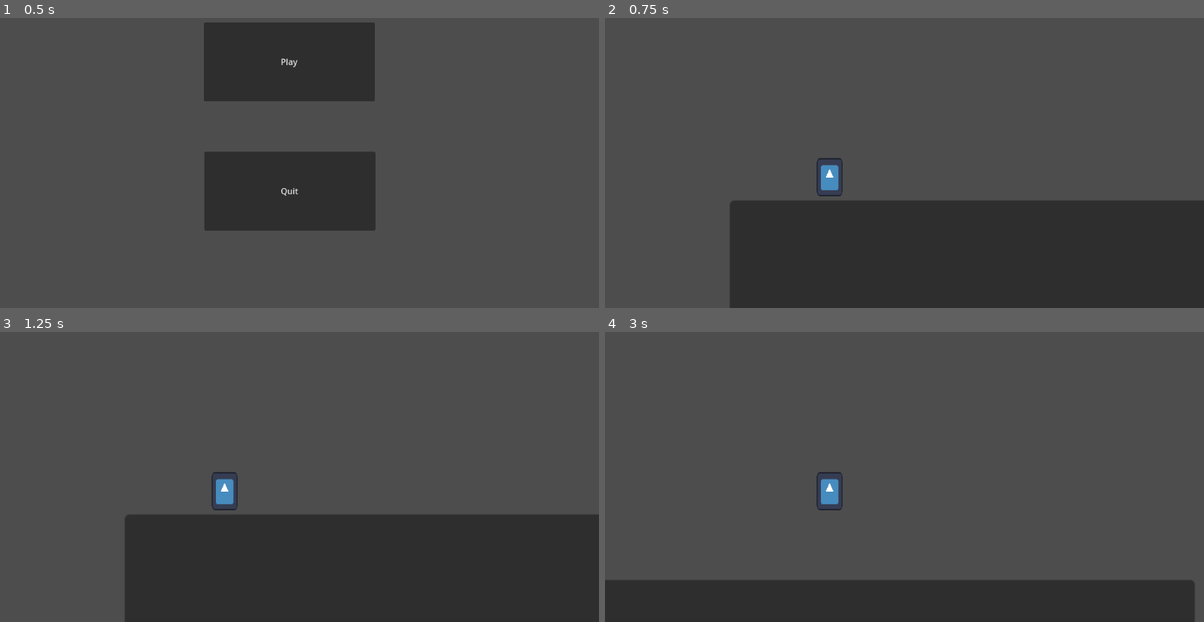
Above: before the commit, frames 1-4 (two rows, left to right).
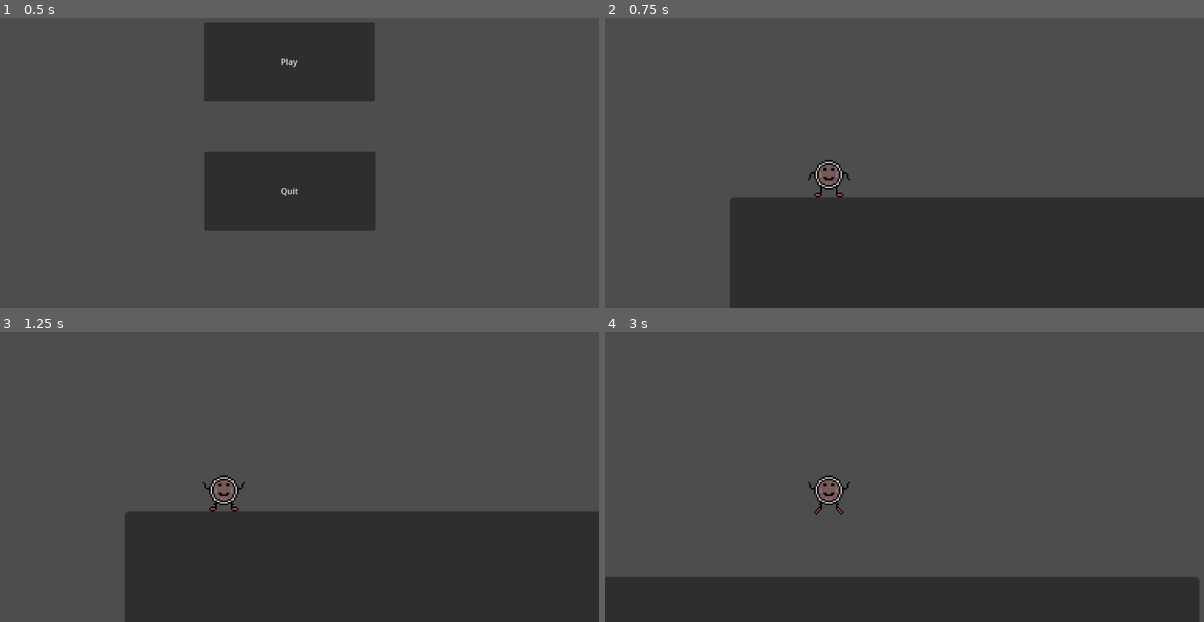
Above: after the commit, the same moments.

Repository: FanteyOfficial/SCALE-Project
Game: Godot game, scene res://Scenes/main.tscn
Two runs of this game, one before a commit and one after it. Both use one fixed random seed, a clock stepped at 60 frames per second and the inputs below. The engine's default icon, where the game draws it, is replaced by a stand-in: a white triangle on a blue panel in a dark square.
Inputs:
- Up to frame 1 (0.5 s): no input
- Up to frame 2 (0.75 s): click "Play" at 0.5 s
- Up to frame 3 (1.25 s): no input
- Up to frame 4 (3 s): tap Enter (ui_accept) at 1.25 s; hold Space (ui_jump, bound only after the commit) 1.28-2.03 s; hold Right (ui_right) 1.28-2.78 s; tap Shift (dash, bound only before the commit) at 1.35, 2.3, 2.85 s; tap Space (ui_jump, bound only after the commit) at 2.1, 2.27, 2.57 s; hold Left (ui_left) from 2.78 s (still down); hold Space (ui_jump, bound only after the commit) from 2.78 s (still down)

Frame 1 is identical in both runs. In frame 2, 1.1% of the frame differs, in the area x 20-100%, y 48-64%; in frame 3, 1.1%; in frame 4, 1.4%, in the area x 0-100%, y 48-100%.

Commit message:
aggiunta animazioni

Diff:
--- a/Scenes/player.tscn
+++ b/Scenes/player.tscn
@@ -1,36 +1,158 @@
-[gd_scene load_steps=6 format=3 uid="uid://biinmccay4ppq"]
+[gd_scene load_steps=25 format=3 uid="uid://biinmccay4ppq"]
 
 [ext_resource type="Script" path="res://Scripts/Player.gd" id="1_t08o5"]
-[ext_resource type="Texture2D" uid="uid://26srhr7mfu1u" path="res://icon.svg" id="2_feq3b"]
+[ext_resource type="Texture2D" uid="uid://o2ihrm815i00" path="res://Sprites/Player/Idle/idle.png" id="2_kh506"]
+[ext_resource type="Texture2D" uid="uid://difvbv786rdm2" path="res://Sprites/Player/Left/Player_MoveLeftDash.png" id="2_w0aj5"]
+[ext_resource type="Texture2D" uid="uid://bac5hxdwqkvah" path="res://Sprites/Player/Right/Player_MoveRightDash.png" id="3_t5pp4"]
 [ext_resource type="PackedScene" uid="uid://by7uc237l1ujc" path="res://Scenes/dash.tscn" id="3_wvwvc"]
+[ext_resource type="Texture2D" uid="uid://bnfprmmy7drvx" path="res://Sprites/Player/Jump/Player_Jump.png" id="5_6uke3"]
+[ext_resource type="Texture2D" uid="uid://17lbroedu57j" path="res://Sprites/Player/Left/Player_MoveLeft.png" id="6_26nvt"]
+[ext_resource type="Texture2D" uid="uid://byrmpg0iy0q4n" path="res://Sprites/Player/Right/Player_MoveRight.png" id="7_teqc4"]
 
-[sub_resource type="CapsuleShape2D" id="CapsuleShape2D_7jbw3"]
+[sub_resource type="RectangleShape2D" id="RectangleShape2D_f40u0"]
+size = Vector2(103.846, 100)
+
+[sub_resource type="AtlasTexture" id="AtlasTexture_c78jk"]
+atlas = ExtResource("2_w0aj5")
+region = Rect2(32, 0, 32, 32)
+
+[sub_resource type="AtlasTexture" id="AtlasTexture_8ygfw"]
+atlas = ExtResource("3_t5pp4")
+region = Rect2(32, 0, 32, 32)
+
+[sub_resource type="AtlasTexture" id="AtlasTexture_mnyee"]
+atlas = ExtResource("2_kh506")
+region = Rect2(0, 0, 32, 32)
+
+[sub_resource type="AtlasTexture" id="AtlasTexture_wssfx"]
+atlas = ExtResource("2_kh506")
+region = Rect2(32, 0, 32, 32)
+
+[sub_resource type="AtlasTexture" id="AtlasTexture_sv0wx"]
+atlas = ExtResource("2_kh506")
+region = Rect2(64, 0, 32, 32)
+
+[sub_resource type="AtlasTexture" id="AtlasTexture_kqn4q"]
+atlas = ExtResource("2_kh506")
+region = Rect2(96, 0, 32, 32)
+
+[sub_resource type="AtlasTexture" id="AtlasTexture_juhg5"]
+atlas = ExtResource("2_kh506")
+region = Rect2(128, 0, 32, 32)
+
+[sub_resource type="AtlasTexture" id="AtlasTexture_s06dm"]
+atlas = ExtResource("2_kh506")
+region = Rect2(160, 0, 32, 32)
+
+[sub_resource type="AtlasTexture" id="AtlasTexture_2xyfs"]
+atlas = ExtResource("2_kh506")
+region = Rect2(192, 0, 32, 32)
+
+[sub_resource type="AtlasTexture" id="AtlasTexture_6msnq"]
+atlas = ExtResource("5_6uke3")
+region = Rect2(96, 0, 32, 32)
+
+[sub_resource type="AtlasTexture" id="AtlasTexture_gyvtt"]
+atlas = ExtResource("6_26nvt")
+region = Rect2(0, 0, 32, 32)
+
+[sub_resource type="AtlasTexture" id="AtlasTexture_jwxrr"]
+atlas = ExtResource("6_26nvt")
+region = Rect2(32, 0, 32, 32)
+
+[sub_resource type="AtlasTexture" id="AtlasTexture_mgipt"]
+atlas = ExtResource("7_teqc4")
+region = Rect2(0, 0, 32, 32)
+
+[sub_resource type="AtlasTexture" id="AtlasTexture_ve766"]
+atlas = ExtResource("7_teqc4")
+region = Rect2(32, 0, 32, 32)
 
 [sub_resource type="SpriteFrames" id="SpriteFrames_vkano"]
 animations = [{
 "frames": [{
 "duration": 1.0,
-"texture": ExtResource("2_feq3b")
+"texture": SubResource("AtlasTexture_c78jk")
 }],
-"loop": true,
-"name": &"Idle",
+"loop": false,
+"name": &"dashLeft",
+"speed": 3.0
+}, {
+"frames": [{
+"duration": 1.0,
+"texture": SubResource("AtlasTexture_8ygfw")
+}],
+"loop": false,
+"name": &"dashRight",
+"speed": 3.0
+}, {
+"frames": [{
+"duration": 1.0,
+"texture": SubResource("AtlasTexture_mnyee")
+}, {
+"duration": 1.0,
+"texture": SubResource("AtlasTexture_wssfx")
+}, {
+"duration": 1.0,
+"texture": SubResource("AtlasTexture_sv0wx")
+}, {
+"duration": 1.0,
+"texture": SubResource("AtlasTexture_kqn4q")
+}, {
+"duration": 1.0,
+"texture": SubResource("AtlasTexture_juhg5")
+}, {
+"duration": 1.0,
+"texture": SubResource("AtlasTexture_s06dm")
+}, {
+"duration": 1.0,
+"texture": SubResource("AtlasTexture_2xyfs")
+}],
+"loop": false,
+"name": &"idle",
 "speed": 5.0
 }, {
-"frames": [],
-"loop": true,
-"name": &"Move",
+"frames": [{
+"duration": 1.0,
+"texture": SubResource("AtlasTexture_6msnq")
+}],
+"loop": false,
+"name": &"jump",
 "speed": 5.0
+}, {
+"frames": [{
+"duration": 1.0,
+"texture": SubResource("AtlasTexture_gyvtt")
+}, {
+"duration": 1.0,
+"texture": SubResource("AtlasTexture_jwxrr")
+}],
+"loop": false,
+"name": &"left",
+"speed": 3.0
+}, {
+"frames": [{
+"duration": 1.0,
+"texture": SubResource("AtlasTexture_mgipt")
+}, {
+"duration": 1.0,
+"texture": SubResource("AtlasTexture_ve766")
+}],
+"loop": false,
+"name": &"right",
+"speed": 3.0
 }]
 
 [node name="Player" type="CharacterBody2D"]
 script = ExtResource("1_t08o5")
 
 [node name="CollisionShape2D" type="CollisionShape2D" parent="."]
-shape = SubResource("CapsuleShape2D_7jbw3")
+position = Vector2(-0.5, 1)
+scale = Vector2(0.26, 0.24)
+shape = SubResource("RectangleShape2D_f40u0")
 
 [node name="AnimatedSprite2D" type="AnimatedSprite2D" parent="."]
-scale = Vector2(0.128906, 0.191406)
 sprite_frames = SubResource("SpriteFrames_vkano")
-animation = &"Idle"
+animation = &"dashRight"
 
 [node name="Dash" parent="." instance=ExtResource("3_wvwvc")]
--- a/Scripts/Player.gd
+++ b/Scripts/Player.gd
@@ -10,8 +10,23 @@
 
 @onready var dash = $Dash
 
+func player_animations():
+	if Input.is_action_pressed("ui_right"):
+		$AnimatedSprite2D.play("right")
+	if Input.is_action_pressed("ui_left"):
+		$AnimatedSprite2D.play("left")
+	if Input.is_action_pressed("ui_jump"):
+		$AnimatedSprite2D.play("jump")
+	if Input.is_action_pressed("ui_dash") and Input.is_action_pressed("ui_left"):
+		$AnimatedSprite2D.play("dashLeft")
+	if Input.is_action_pressed("ui_dash") and Input.is_action_pressed("ui_right"):
+		$AnimatedSprite2D.play("dashRight")
+
+	if !Input.is_anything_pressed():
+		$AnimatedSprite2D.play("idle")
+
 func _physics_process(delta):
-	if Input.is_action_just_pressed("dash"):
+	if Input.is_action_just_pressed("ui_dash"):
 		dash.start_dash(dash_length)
 	var speed = dash_speed if dash.is_dashing() else normal_speed
 	if not is_on_floor():
@@ -26,3 +41,4 @@
 		velocity.x = move_toward(velocity.x, 0, speed)
 
 	move_and_slide()
+	player_animations()
--- a/project.godot
+++ b/project.godot
@@ -33,10 +33,15 @@
 , Object(InputEventKey,"resource_local_to_scene":false,"resource_name":"","device":-1,"window_id":0,"alt_pressed":false,"shift_pressed":false,"ctrl_pressed":false,"meta_pressed":false,"pressed":false,"keycode":0,"physical_keycode":68,"key_label":0,"unicode":100,"echo":false,"script":null)
 ]
 }
-dash={
+ui_dash={
 "deadzone": 0.5,
 "events": [Object(InputEventKey,"resource_local_to_scene":false,"resource_name":"","device":-1,"window_id":0,"alt_press …(182 unchanged characters)…
 , Object(InputEventKey,"resource_local_to_scene":false,"resource_name":"","device":-1,"window_id":0,"alt_pressed":false,"shift_pressed":false,"ctrl_pressed":false,"meta_pressed":false,"pressed":false,"keycode":0,"physical_keycode":4194325,"key_label":0,"unicode":0,"echo":false,"script":null)
+]
+}
+ui_jump={
+"deadzone": 0.5,
+"events": [Object(InputEventKey,"resource_local_to_scene":false,"resource_name":"","device":-1,"window_id":0,"alt_pressed":false,"shift_pressed":false,"ctrl_pressed":false,"meta_pressed":false,"pressed":false,"keycode":0,"physical_keycode":32,"key_label":0,"unicode":32,"echo":false,"script":null)
 ]
 }
 
Binary file added: Sprites/Player/Idle/idle.png
Not shown, added: Sprites/Player/Idle/idle.png.import
Binary file added: Sprites/Player/Jump/Player_Jump.png
Not shown, added: Sprites/Player/Jump/Player_Jump.png.import
Binary file added: Sprites/Player/Left/Player_MoveLeft.png
Not shown, added: Sprites/Player/Left/Player_MoveLeft.png.import
Binary file added: Sprites/Player/Left/Player_MoveLeftDash.png
Not shown, added: Sprites/Player/Left/Player_MoveLeftDash.png.import
Binary file added: Sprites/Player/Right/Player_MoveRight.png
Not shown, added: Sprites/Player/Right/Player_MoveRight.png.import
Binary file added: Sprites/Player/Right/Player_MoveRightDash.png
Not shown, added: Sprites/Player/Right/Player_MoveRightDash.png.import
(and 9 more such lines)
